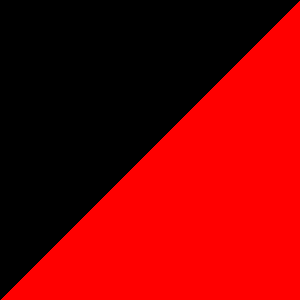
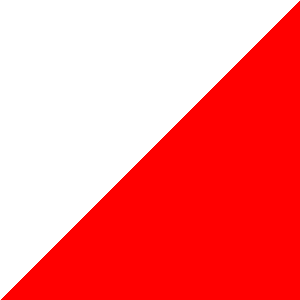
Layers edited between the first and the second 300x300 image:
removed layer "Background" over (x1=0, y1=0, x2=300, y2=300)
